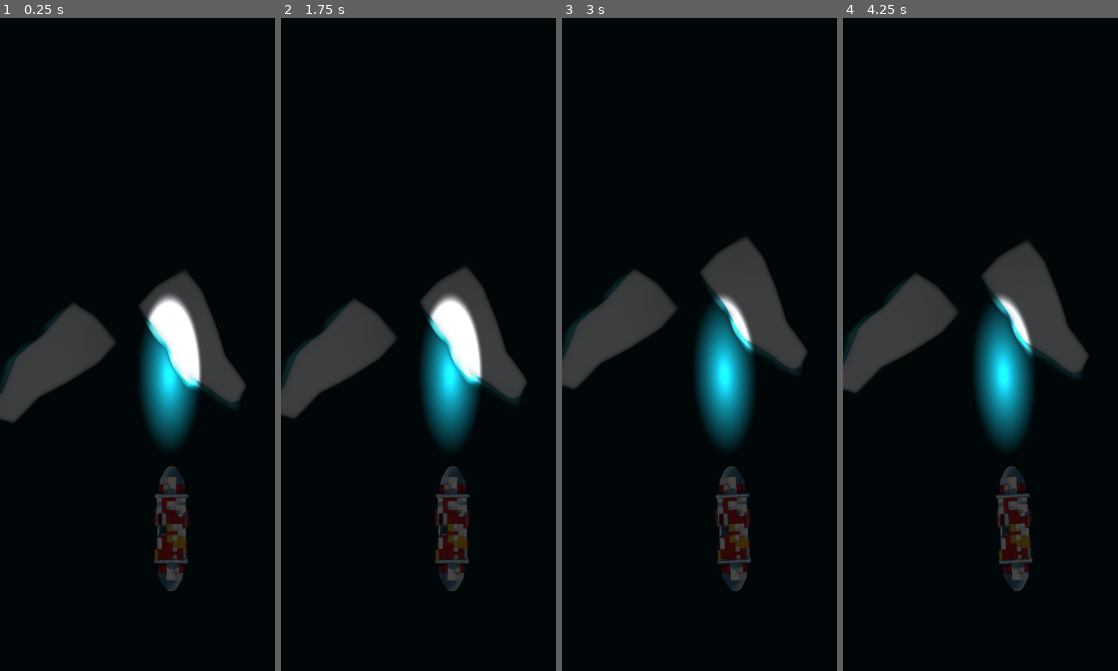
Above: before the commit, frames 1-4 (left to right).
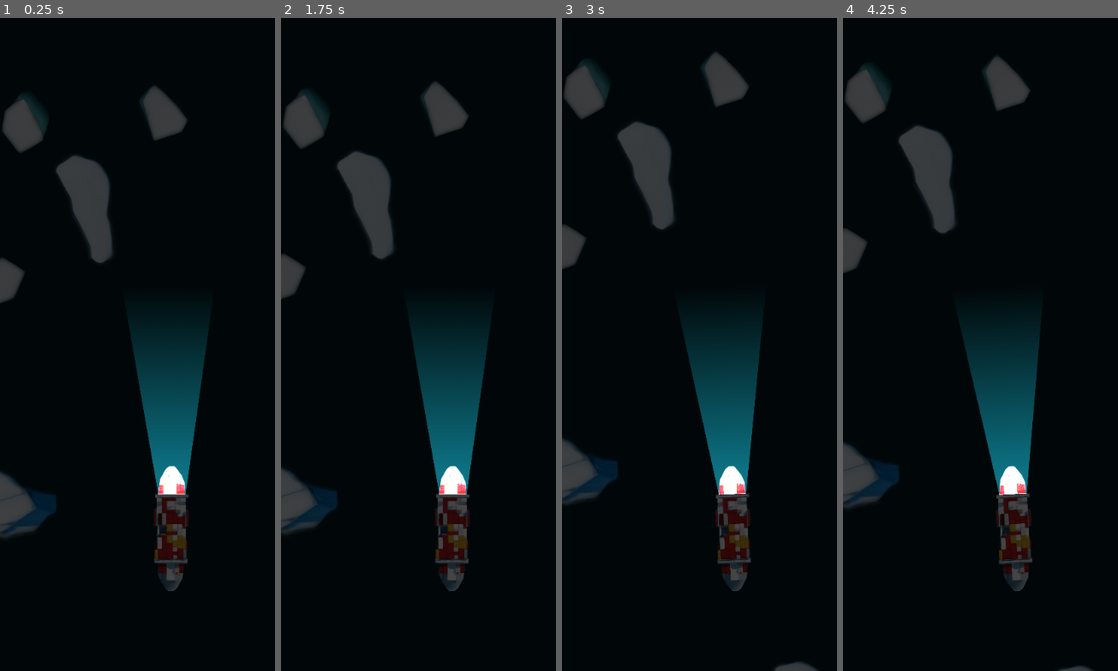
Above: after the commit, the same moments.

Repository: spatker/dont_break_the_ice
Game: Godot game, scene res://world.tscn
The game is run twice, just before and just after one commit, with the same random seed, the same clock (stepped at 60 frames per second) and the same inputs.
Inputs:
- Up to frame 1 (0.25 s): no input
- Up to frame 2 (1.75 s): tap Enter at 0.5 s; hold D (steer_right) 0.53-1.28 s; tap Space at 1.25 s; hold S (brake) from 1.28 s (still down)
- Up to frame 3 (3 s): release S (brake) at 2.03 s; hold D (steer_right) 2.03-2.78 s; hold W (accelerate) from 2.78 s (still down)
- Up to frame 4 (4.25 s): tap Enter at 3.5 s; release W (accelerate) at 3.53 s; hold A (steer_left) from 3.53 s (still down)

The runs differ from the first frame. In frame 1, 16% of the frame differs, in the area x 0-90%, y 10-80%; in frame 2, 16%; in frame 3, 17%, in the area x 0-94%, y 5-100%; in frame 4, 17%.

Commit message:
add ice spawning
Signed-off-by: Peter Suti <spatker@gmail.com>

Diff:
--- /dev/null
+++ b/ice/ice_1.tscn
@@ -0,0 +1,20 @@
+[gd_scene load_steps=3 format=3 uid="uid://cd5hpht6dsayj"]
+
+[ext_resource type="Texture2D" uid="uid://os616secf17u" path="res://assets/ice1.png" id="1_i65ac"]
+
+[sub_resource type="OccluderPolygon2D" id="OccluderPolygon2D_ux48q"]
+polygon = PackedVector2Array(24, -72, 46, -60.9, 56, -48, 58, -29.9, 50.6, -9.5, -29.4, 76.5, -42.8, 76.5, -56, 56, 5.00002, -72.9)
+
+[node name="ice_1" type="RigidBody2D"]
+mass = 8.0
+gravity_scale = 0.0
+lock_rotation = true
+
+[node name="Sprite2D" type="Sprite2D" parent="."]
+texture = ExtResource("1_i65ac")
+
+[node name="CollisionPolygon2D" type="CollisionPolygon2D" parent="."]
+polygon = PackedVector2Array(24, -72, 46, -60.9, 56, -48, 58, -29.9, 50.6, -9.5, -29.4, 76.5, -42.8, 76.5, -56, 56, 5.00002, -72.9)
+
+[node name="LightOccluder2D" type="LightOccluder2D" parent="."]
+occluder = SubResource("OccluderPolygon2D_ux48q")
--- /dev/null
+++ b/ice/ice_2.tscn
@@ -0,0 +1,20 @@
+[gd_scene load_steps=3 format=3 uid="uid://barjovju00xiq"]
+
+[ext_resource type="Texture2D" uid="uid://cwvf5uvgiokjd" path="res://assets/ice2.png" id="1_t5k4n"]
+
+[sub_resource type="OccluderPolygon2D" id="OccluderPolygon2D_23xkm"]
+polygon = PackedVector2Array(32, -8, 32.5, 3.1, 20.3, 18, 7.1, 18, -27.5, 13.2, -33.5, -0.799999, -30, -7, -20.2, -16, -1.5, -16.2)
+
+[node name="ice_2" type="RigidBody2D"]
+mass = 2.0
+gravity_scale = 0.0
+lock_rotation = true
+
+[node name="Sprite2D" type="Sprite2D" parent="."]
+texture = ExtResource("1_t5k4n")
+
+[node name="CollisionPolygon2D" type="CollisionPolygon2D" parent="."]
+polygon = PackedVector2Array(32, -8, 32.5, 3.1, 20.3, 18, 7.1, 18, -27.5, 13.2, -33.5, -0.799999, -30, -7, -20.2, -16, -1.5, -16.2)
+
+[node name="LightOccluder2D" type="LightOccluder2D" parent="."]
+occluder = SubResource("OccluderPolygon2D_23xkm")
--- /dev/null
+++ b/ice/ice_3.tscn
@@ -0,0 +1,20 @@
+[gd_scene load_steps=3 format=3 uid="uid://b8usb0fq1uc38"]
+
+[ext_resource type="Texture2D" uid="uid://dcwb8ke2xk6ip" path="res://assets/ice3.png" id="1_8pai1"]
+
+[sub_resource type="OccluderPolygon2D" id="OccluderPolygon2D_6vr3v"]
+polygon = PackedVector2Array(28.5, -32.5, 35.6, 2.8, 65.5, 49.3, 49.3, 68.5, 38.7, 68.5, -0.5, 66.1, -37.5, 44.5, -61.5, 9.1, -61, -26.5, -47.9, -48.5, -1.3, -71.6)
+
+[node name="ice_3" type="RigidBody2D"]
+mass = 8.0
+gravity_scale = 0.0
+lock_rotation = true
+
+[node name="Sprite2D" type="Sprite2D" parent="."]
+texture = ExtResource("1_8pai1")
+
+[node name="CollisionPolygon2D" type="CollisionPolygon2D" parent="."]
+polygon = PackedVector2Array(28.5, -32.5, 35.6, 2.8, 65.5, 49.3, 49.3, 68.5, 38.7, 68.5, -0.5, 66.1, -37.5, 44.5, -61.5, 9.1, -61, -26.5, -47.9, -48.5, -1.3, -71.6)
+
+[node name="LightOccluder2D" type="LightOccluder2D" parent="."]
+occluder = SubResource("OccluderPolygon2D_6vr3v")
--- a/ice/ice_4.tscn
+++ b/ice/ice_4.tscn
@@ -1,8 +1,11 @@
-[gd_scene load_steps=2 format=3 uid="uid://cn2dup5xouq1r"]
+[gd_scene load_steps=3 format=3 uid="uid://cn2dup5xouq1r"]
 
 [ext_resource type="Texture2D" uid="uid://deise86102k27" path="res://assets/ice4.png" id="2_6nglb"]
 
-[node name="RigidBody2D" type="RigidBody2D"]
+[sub_resource type="OccluderPolygon2D" id="OccluderPolygon2D_5j8tl"]
+polygon = PackedVector2Array(16, -75.4, 48, 16, 82, 69.9, 63.4, 106.9, -9, 66.8, -72, -24.1, -80.7, -62, -13.5, -106.1)
+
+[node name="ice_4" type="RigidBody2D"]
 mass = 5.0
 gravity_scale = 0.0
 lock_rotation = true
@@ -12,4 +15,7 @@
 texture = ExtResource("2_6nglb")
 
 [node name="CollisionPolygon2D" type="CollisionPolygon2D" parent="."]
-polygon = PackedVector2Array(16, -75.4, 16, -72, 48.2, 15, 82, 69.9, 78.5, 76, 77.8, 76, 63.4, 106.9, 54, 104.8, 54, 102.6, -9, 69.6, -9, 66.8, -72, -24.1, -72, -27.3, -80.7, -62, -74, -62, -21, -101, -21, -103.1, -13.5, -106.1)
+polygon = PackedVector2Array(16, -75.4, 48, 16, 82, 69.9, 63.4, 106.9, -9, 66.8, -72, -24.1, -80.7, -62, -13.5, -106.1)
+
+[node name="LightOccluder2D" type="LightOccluder2D" parent="."]
+occluder = SubResource("OccluderPolygon2D_5j8tl")
--- /dev/null
+++ b/ice/ice_5.tscn
@@ -0,0 +1,20 @@
+[gd_scene load_steps=3 format=3 uid="uid://mntdekx60xho"]
+
+[ext_resource type="Texture2D" uid="uid://jsa3dtwxb4sn" path="res://assets/ice5.png" id="1_ev0xx"]
+
+[sub_resource type="OccluderPolygon2D" id="OccluderPolygon2D_7r3fj"]
+polygon = PackedVector2Array(30, -25.8, 31.5, 11.5, 11.5, 47.5, -35, 23.8, -30.6, -24.5, -6.69998, -49.5)
+
+[node name="ice_5" type="RigidBody2D"]
+mass = 3.0
+gravity_scale = 0.0
+lock_rotation = true
+
+[node name="Sprite2D" type="Sprite2D" parent="."]
+texture = ExtResource("1_ev0xx")
+
+[node name="CollisionPolygon2D" type="CollisionPolygon2D" parent="."]
+polygon = PackedVector2Array(30, -25.8, 31.5, 11.5, 11.5, 47.5, -35, 23.8, -30.6, -24.5, -6.69998, -49.5)
+
+[node name="LightOccluder2D" type="LightOccluder2D" parent="."]
+occluder = SubResource("OccluderPolygon2D_7r3fj")
--- /dev/null
+++ b/ice/ice_6.tscn
@@ -0,0 +1,20 @@
+[gd_scene load_steps=3 format=3 uid="uid://dfc5cnx7sn80g"]
+
+[ext_resource type="Texture2D" uid="uid://bltafe680ixr2" path="res://assets/ice6.png" id="1_efxuv"]
+
+[sub_resource type="OccluderPolygon2D" id="OccluderPolygon2D_4d3fb"]
+polygon = PackedVector2Array(37, -12.2, 2.3, 42.5, -34, 34, -20, -37, 0, -39)
+
+[node name="ice_6" type="RigidBody2D"]
+mass = 3.0
+gravity_scale = 0.0
+lock_rotation = true
+
+[node name="Sprite2D" type="Sprite2D" parent="."]
+texture = ExtResource("1_efxuv")
+
+[node name="CollisionPolygon2D" type="CollisionPolygon2D" parent="."]
+polygon = PackedVector2Array(37, -12.2, 2.3, 42.5, -34, 34, -20, -37, 0, -39)
+
+[node name="LightOccluder2D" type="LightOccluder2D" parent="."]
+occluder = SubResource("OccluderPolygon2D_4d3fb")
--- a/ship.tscn
+++ b/ship.tscn
@@ -17,11 +17,13 @@
 texture = ExtResource("1_qqe63")
 
 [node name="PointLight2D2" type="PointLight2D" parent="."]
-position = Vector2(389, 11)
-energy = 10.71
+position = Vector2(41, -7)
+scale = Vector2(1.01367, 0.453125)
+energy = 4.0
 shadow_enabled = true
 shadow_filter_smooth = 21.3
 texture = ExtResource("3_fjjvp")
+offset = Vector2(300, 0)
 height = 1.0
 
 [node name="CollisionShape2D" type="CollisionShape2D" parent="."]
--- /dev/null
+++ b/world.gd
@@ -0,0 +1,31 @@
+extends Node2D
+
+const board_size = 6000
+const num_icebergs = 3000
+const safe_zone_size = 256
+
+# Called when the node enters the scene tree for the first time.
+func _ready():
+	randomize()
+	var ice_scenes = [
+		preload("res://ice/ice_1.tscn"),
+		preload("res://ice/ice_2.tscn"),
+		preload("res://ice/ice_3.tscn"),
+		preload("res://ice/ice_4.tscn"),
+		preload("res://ice/ice_5.tscn"),
+		preload("res://ice/ice_6.tscn")
+	]
+	for i in range(0,num_icebergs):
+		var ice_idx = randi_range(0,ice_scenes.size()-1)
+		var ice = ice_scenes[ice_idx].instantiate()
+		var pos = Vector2(randf_range(-board_size, board_size), randf_range(-board_size, board_size))
+		while (pos - Vector2.ZERO).length() < safe_zone_size:
+			pos = Vector2(randf_range(-board_size, board_size), randf_range(-board_size, board_size))
+		ice.position = pos
+		ice.rotation = randf_range(0,360)
+		add_child(ice)
+
+
+# Called every frame. 'delta' is the elapsed time since the previous frame.
+func _process(delta):
+	pass
--- a/world.tscn
+++ b/world.tscn
@@ -1,10 +1,11 @@
 [gd_scene load_steps=4 format=3 uid="uid://ycp236ulrvm1"]
 
+[ext_resource type="Script" path="res://world.gd" id="1_6vcjg"]
 [ext_resource type="PackedScene" uid="uid://co4wfi3g7c3qk" path="res://ship.tscn" id="1_dkl2f"]
 [ext_resource type="Texture2D" uid="uid://dmpas1qcrf15w" path="res://assets/background.png" id="3_46gyk"]
-[ext_resource type="PackedScene" uid="uid://cn2dup5xouq1r" path="res://ice/ice_4.tscn" id="3_155og"]
 
 [node name="world" type="Node2D"]
+script = ExtResource("1_6vcjg")
 
 [node name="CanvasModulate" type="CanvasModulate" parent="."]
 color = Color(0.270588, 0.270588, 0.270588, 1)
@@ -14,7 +15,6 @@
 texture = ExtResource("3_46gyk")
 
 [node name="ship" parent="." instance=ExtResource("1_dkl2f")]
-position = Vector2(256, 808)
 rotation = -1.5708
 scale = Vector2(0.6, 0.6)
 z_index = 1
@@ -24,10 +24,3 @@
 offset = Vector2(0, -300)
 current = true
 rotation_smoothing_enabled = true
-
-[node name="ice4" parent="." instance=ExtResource("3_155og")]
-position = Vector2(288, 528)
-
-[node name="RigidBody2D" parent="." instance=ExtResource("3_155og")]
-position = Vector2(72, 560)
-rotation = 1.39626
Binary file changed: assets/ice5.png
Binary file changed: assets/light.png
